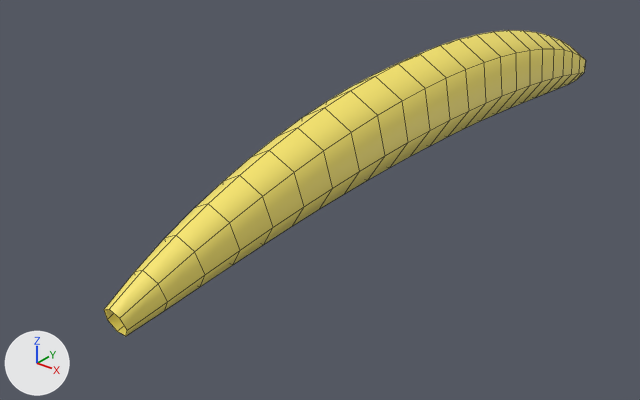
The FBX model Assets/Resources/Models/Weapons/BananaRifle.fbx: old version first, new version second.
One viewpoint serves both versions: a 50 mm camera at (0.322, -0.514, 0.213) aimed at (-0.037, -0.065, -0.066). Arrows for +X, +Y and +Z are at lower left; the lights stay in place. The older version comes first. Mesh edges are drawn as thin lines. Where no turn or scale is listed for an object, it has been applied to the vertices. Vertices at exactly the same position are counted once.

The first picture shows 'BananaRifle'.
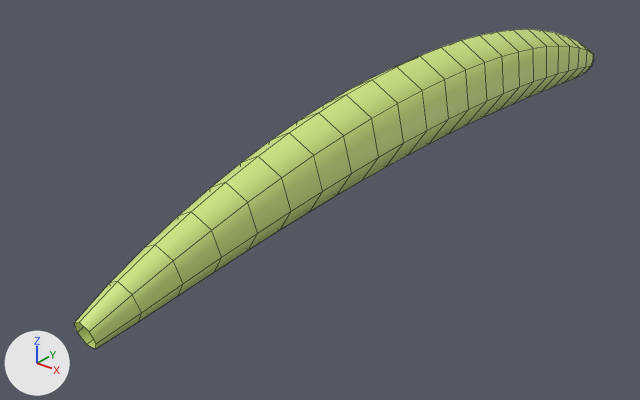
Diff of the bpy script that builds the scene:
```diff
--- a/Assets/Resources/Models/Weapons/BananaRifle.fbx.py
+++ b/Assets/Resources/Models/Weapons/BananaRifle.fbx.py
@@ mat_bananariflemat @@
 mat_bananariflemat = principled_material('BananaRifleMat')
-mat_bananariflemat.base_color = (0.95, 0.8, 0.15)  # yellow #f9e76c
+mat_bananariflemat.base_color = (0.62, 0.8, 0.22)  # green #cee781
 mat_bananariflemat.roughness = 0.55
@@ me_bananarifle @@
 # used by ob_bananarifle; location = (0.0, 0.0, 0.0)
-me_bananarifle.from_pydata(...)  # 169 vertices, 162 faces; spans x -0.028..0.028, y -0.304..0.304, z -0.054..0.035
+me_bananarifle.from_pydata(...)  # 169 vertices, 162 faces; spans x -0.027..0.027, y -0.325..0.325, z -0.052..0.033
+# me_bananarifle part 1: 169 of 169 vertices moved; they spanned x -0.028..0.028, y -0.304..0.304, z -0.054..0.035 and now span x -0.027..0.027, y -0.325..0.325, z -0.052..0.033; mean shift (0.0, 0.001, 0.001)
 me_bananarifle.materials.append(mat_bananariflemat)
```

Location of each change, (x1, y1, x2, y2) in pixels of the pictures (640 x 400 px):
'BananaRifle', recoloured, reshaped (8% wider): before (104, 30, 586, 336); after (74, 29, 594, 349)
